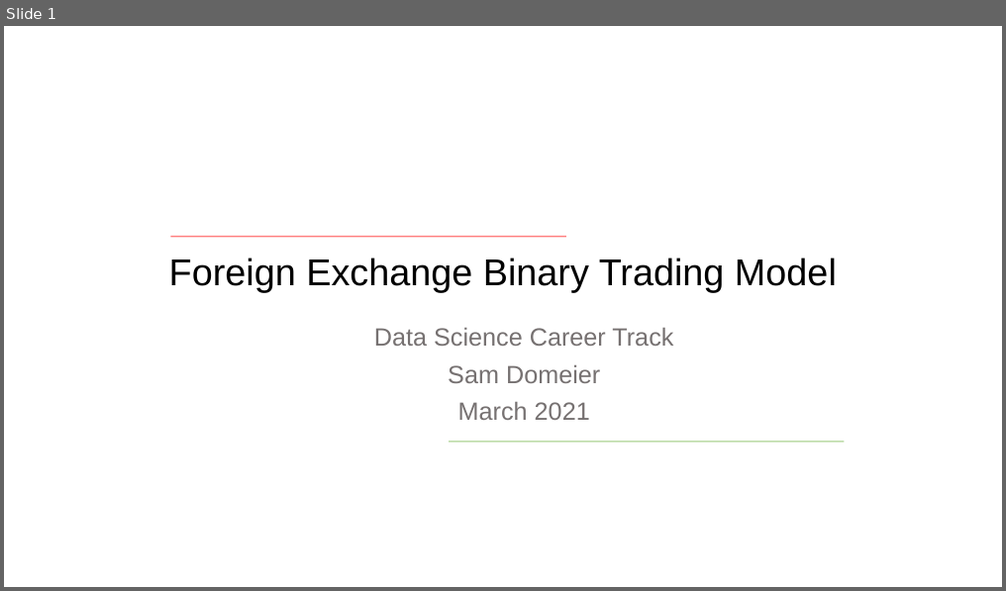
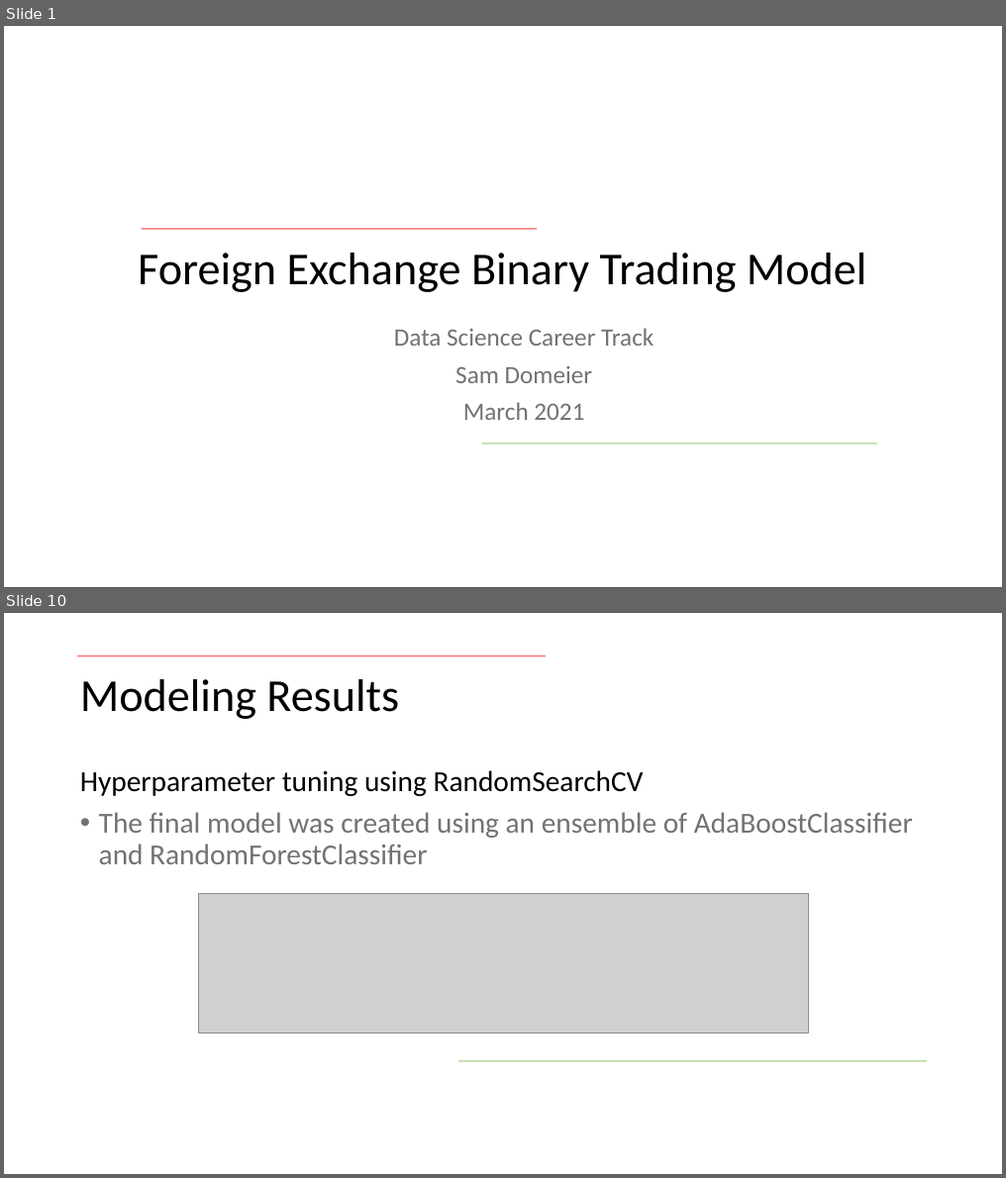
Before and after one commit to samdomeier/Springboard-projects, a slide deck: forex_binary_trading_classification/forex_model_presentation.pptx. Shown one above the other, each under a label of ours: slide 1 before the commit, slides 1 and 10 after it; the slides between them are not shown. The pictures are 1006x591 and 1006x1178 pixels, drawn with LibreOffice and Linux fonts; fonts in the diff are those of the drawing; grey boxes stand for pictures; background and template pictures are left out. Boxes give left, top, right and bottom in pixels: in the first picture for what was removed or moved away, otherwise in the second. Text is boxed around its words. In the diff, an @@ line names an element or a change of style, - is before the commit and + after.

```diff
--- a/forex_binary_trading_classification/forex_model_presentation.pptx
+++ b/forex_binary_trading_classification/forex_model_presentation.pptx
@@ slide 10 added at (x1=4, y1=613, x2=1002, y2=1174), background picture (left out) @@
@@ line added from (77, 657) to (546, 657), #FF0000 1.5 pt @@
@@ title added at (x1=80, y1=679, x2=399, y2=719), 44 pt, text #000000 @@
+Modeling Results
@@ text added at (x1=80, y1=770, x2=913, y2=864), 28 pt, text #767171 @@
+Hyperparameter tuning using RandomSearchCV
+• The final model was created using an ensemble of AdaBoostClassifier and RandomForestClassifier
@@ picture added at (x1=198, y1=894, x2=808, y2=1033) @@
@@ line added from (458, 1061) to (927, 1061), #A9D18E 1.5 pt @@
@@ slide 1 changed as well @@
@@ line moved from (171, 236) - (566, 236) to (141, 229) - (537, 229) @@
@@ title "Foreign Exchange Binary Trading Model" at (x1=138, y1=253, x2=867, y2=292): size 36 to 44 pt, font Arial to Calibri @@
@@ subtitle "Data Science Career Track" at (x1=394, y1=328, x2=653, y2=420): font Arial to Calibri @@
@@ line moved from (449, 442) - (844, 442) to (481, 444) - (877, 444) @@
```
Also in this commit, not shown: 11 other slides added, 1 slide removed.
